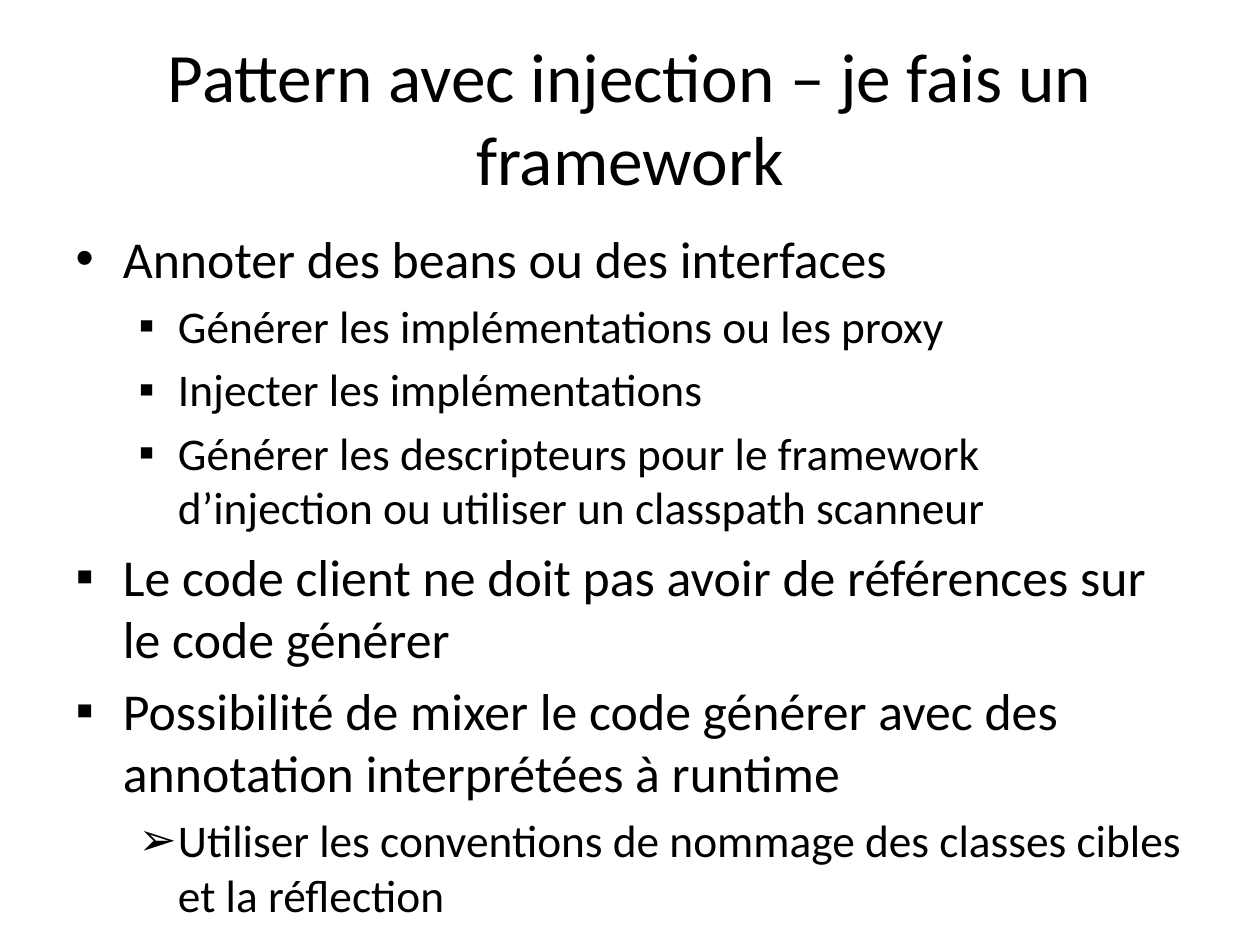
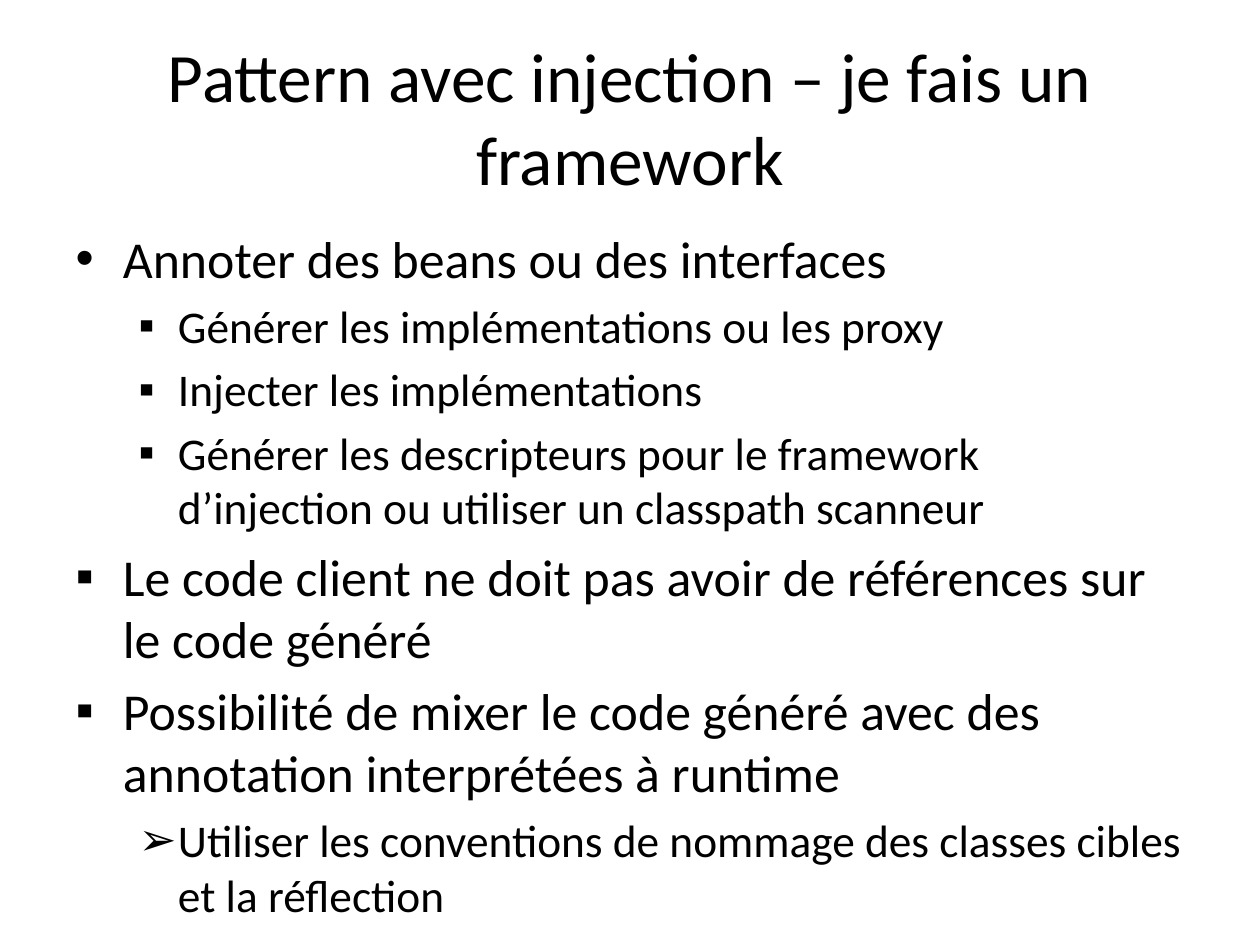
Before and after one commit to dbaeli/ez18n, a slide deck: slide 11 of ez18n-slides/apt_in_nutshell.pptx. Drawn at 1260x945 pixels with LibreOffice and Linux fonts; fonts in the diff are those of the drawing; background and template pictures are left out. Boxes give left, top, right and bottom in pixels: in the first picture for what was removed or moved away, otherwise in the second. Text is boxed around its words. In the diff, an @@ line names an element or a change of style, - is before the commit and + after.

```diff
--- a/ez18n-slides/apt_in_nutshell.pptx
+++ b/ez18n-slides/apt_in_nutshell.pptx
@@ text at box(123, 560, 1145, 801): text changed @@
-▪ Le code client ne doit pas avoir de références sur le code générer
-▪ Possibilité de mixer le code générer avec des annotation interprétées à runtime
+▪ Le code client ne doit pas avoir de références sur le code généré
+▪ Possibilité de mixer le code généré avec des annotation interprétées à runtime
```
Also in this commit, not shown: 2 other slides changed.
